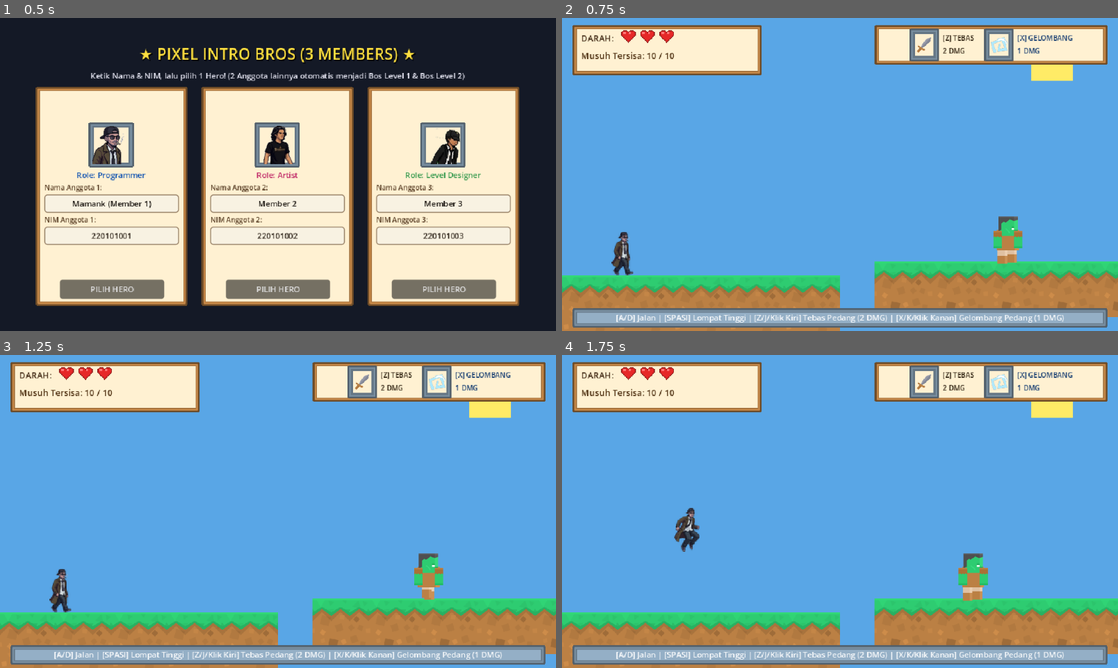
Above: before the commit, frames 1-4 (two rows, left to right).
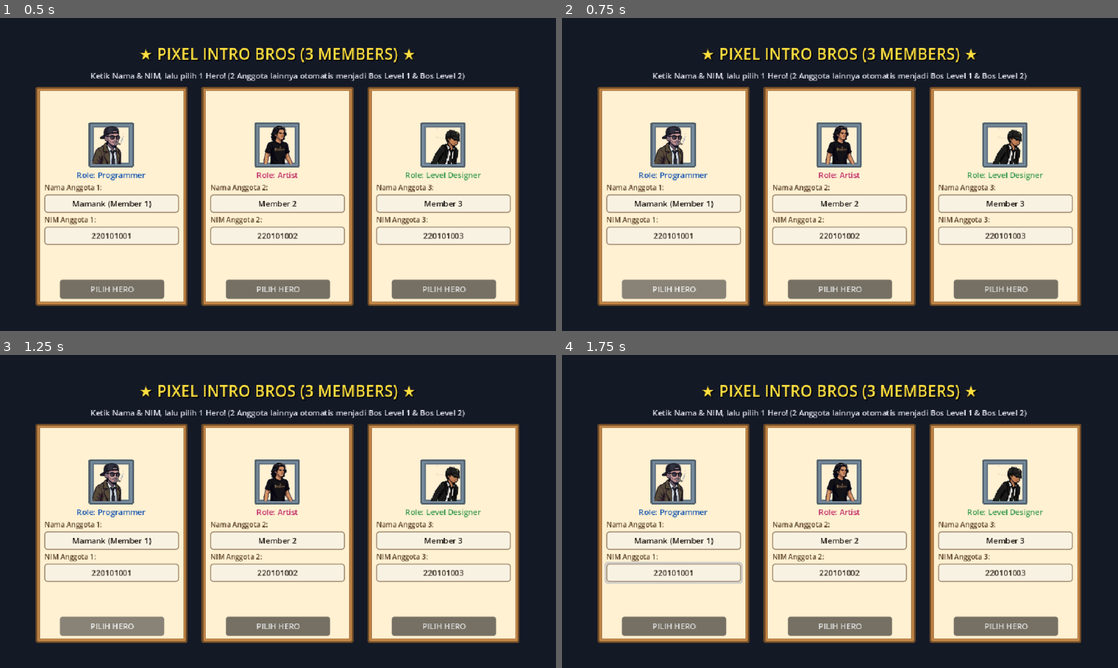
Above: after the commit, the same moments.

Repository: ammarayyash/micro-game
Game: Godot game, scene res://Scenes/CharacterSelect.tscn
Same seed, same stepped clock (60 frames per second), same inputs: the game is played once before the commit and once after it.
Inputs (mouse positions are in pixels of both pictures, inside the frame that each line leads up to):
- Up to frame 1 (0.5 s): no input
- Up to frame 2 (0.75 s): click "PILIH HERO" at 0.5 s
- Up to frame 3 (1.25 s): no input
- Up to frame 4 (1.75 s): move the mouse to (962, 495) at 1.27 s; hold Right (move_right) from 1.28 s (still down); tap Z (attack) at 1.35 s; tap Space (jump) at 1.52, 1.55 s

Frame 1 is identical in both runs. In frame 2, 99% of the frame differs, in the area x 0-100%, y 0-100%; in frame 3, 99%; in frame 4, 99%.
Error after the commit: Invalid call. Nonexistent function 'play_sfx' in base 'Node (GameManager.gd)'. (res://Scripts/CharacterSelect.gd:39)

Commit message:
Implement full comprehensive SFX system across all game actions and UI from Audio folder

Diff:
--- a/Scripts/Arrow.gd
+++ b/Scripts/Arrow.gd
@@ -40,6 +40,7 @@
 		return
 	if body.has_method("take_damage"):
 		body.take_damage(damage)
+	GameManager.play_sfx("res://Audio/glass_003.ogg", -2.0, randf_range(0.95, 1.05))
 	queue_free()
 
 func _on_area_entered(area: Area2D) -> void:
--- a/Scripts/Boss.gd
+++ b/Scripts/Boss.gd
@@ -208,6 +208,7 @@
 				jump_timer = 0.0
 				velocity.y = jump_stomp_force * 0.95
 				velocity.x = direction * patrol_speed * 1.3
+				GameManager.play_sfx("res://Audio/pluck_002.ogg", 2.0, 0.8)
 			else:
 				# Jurang terlalu lebar / tidak ada daratan -> putar balik agar tidak jatuh!
 				direction *= -1.0
@@ -253,8 +254,10 @@
 		if chasm_leap_ray.is_colliding() and jump_timer >= 0.8:
 			# Melompat melintasi jurang mengejar pemain!
 			jump_timer = 0.0
-			velocity.y = jump_stomp_force * 0.98
+			velocity.y = jump_stomp_force
+			GameManager.play_sfx("res://Audio/pluck_002.ogg", 2.0, 0.8) * 0.98
 			velocity.x = direction * (chase_speed * 1.25)
+			GameManager.play_sfx("res://Audio/pluck_002.ogg", 2.0, 0.8)
 		else:
 			# Jurang terlalu dalam/lebar -> Berhenti persis di bibir jurang, jangan sampai jatuh!
 			velocity.x = 0.0
@@ -274,6 +277,7 @@
 		if abs(dist_x) > 100.0 and abs(dist_x) < 230.0:
 			jump_timer = 0.0
 			velocity.y = jump_stomp_force
+			GameManager.play_sfx("res://Audio/pluck_002.ogg", 2.0, 0.8)
 
 	# Jika pemain kabur sangat jauh, kembali ke patroli santai
 	if dist_total > (chase_detection_range + 180.0):
@@ -295,6 +299,9 @@
 
 	# Bos sedikit menerjang maju saat menebas
 	velocity.x = direction * 80.0
+
+	# Suara tebasan pedang raksasa
+	GameManager.play_sfx("res://Audio/knifeSlice2.ogg", 3.0, 0.85)
 
 	# Munculkan Efek Visual Tebasan Pedang (Slash FX) Raksasa
 	_spawn_giant_slash_fx()
@@ -363,6 +370,7 @@
 
 ## Efek Hentakan Tanah Saat Bos Mendarat dari Serangan Injak
 func _on_stomp_landed() -> void:
+	GameManager.play_sfx("res://Audio/bong_001.ogg", 4.0, 0.7)
 	if sprite:
 		var cur_scale = sprite.scale
 		var tween = create_tween()
@@ -399,6 +407,7 @@
 
 	hp -= amount
 	is_invulnerable = true
+	GameManager.play_sfx("res://Audio/metalPot1.ogg", 2.0, randf_range(0.9, 1.1))
 
 	if health_bar:
 		health_bar.update_hp(hp)
@@ -463,12 +472,15 @@
 		body_area.set_deferred("monitorable", false)
 
 	_spawn_dizzy_stars()
+	GameManager.play_sfx("res://Audio/glitch_001.ogg", 2.0)
 
 	# Tahap 1: Bos pusing selama 1.3 detik
 	await get_tree().create_timer(1.3).timeout
 
 	# Tahap 2: Bos jatuh miring terkapar ke lantai (Jatuh)
 	current_state = State.DEFEATED
+	GameManager.play_sfx("res://Audio/dropLeather.ogg", 3.0)
+	GameManager.play_sfx("res://Audio/dropLeather.ogg", 3.0)
 	var fall_side = -direction if direction != 0 else 1.0
 	var tween = create_tween()
 	tween.tween_property(sprite, "rotation_degrees", fall_side * 90.0, 0.45).set_trans(Tween.TRANS_QUAD).set_ease(Tween.EASE_IN)
--- a/Scripts/CharacterSelect.gd
+++ b/Scripts/CharacterSelect.gd
@@ -36,6 +36,10 @@
 	edit_nama_2.text_changed.connect(func(val): GameManager.update_member_info(2, val, edit_nim_2.text))
 	edit_nim_2.text_changed.connect(func(val): GameManager.update_member_info(2, edit_nama_2.text, val))
 
+	btn_char_0.mouse_entered.connect(func(): GameManager.play_sfx("res://Audio/select_001.ogg", -4.0))
+	btn_char_1.mouse_entered.connect(func(): GameManager.play_sfx("res://Audio/select_001.ogg", -4.0))
+	btn_char_2.mouse_entered.connect(func(): GameManager.play_sfx("res://Audio/select_001.ogg", -4.0))
+
 	btn_char_0.pressed.connect(func(): _on_select(0))
 	btn_char_1.pressed.connect(func(): _on_select(1))
 	btn_char_2.pressed.connect(func(): _on_select(2))
@@ -50,4 +54,5 @@
 
 func _on_select(char_id: int) -> void:
 	_save_inputs_to_gamemanager()
+	GameManager.play_sfx("res://Audio/confirmation_001.ogg", 2.0)
 	GameManager.start_game(char_id)
--- a/Scripts/CheckPoint.gd
+++ b/Scripts/CheckPoint.gd
@@ -19,6 +19,7 @@
 	if body is Player:
 		is_activated = true
 		checkpoint_activated.emit(global_position)
+		GameManager.play_sfx("res://Audio/handleCoins.ogg", 2.0)
 		if flag_sprite:
 			flag_sprite.color = Color(0.2, 0.9, 0.3, 1) # Berubah jadi hijau tanda aktif
 		if label_hint:
--- a/Scripts/Enemy.gd
+++ b/Scripts/Enemy.gd
@@ -188,6 +188,7 @@
 			proj.setup(direction, spawn_pos)
 
 		_spawn_shoot_flash()
+		GameManager.play_sfx("res://Audio/drawKnife3.ogg", -1.0, randf_range(0.95, 1.05))
 
 func _spawn_shoot_flash() -> void:
 	var flash = Label.new()
@@ -237,6 +238,7 @@
 		return
 
 	hp -= amount
+	GameManager.play_sfx("res://Audio/metalClick.ogg", 0.0, randf_range(0.9, 1.1))
 
 	# Efek kedip putih-merah saat terkena serangan
 	if sprite:
@@ -313,6 +315,7 @@
 		sfx_hit.play()
 
 	_spawn_defeat_puff()
+	GameManager.play_sfx("res://Audio/scratch_001.ogg", 1.0, randf_range(0.95, 1.05))
 
 	# Efek tumbang & pudar
 	if sprite:
--- a/Scripts/EnemyProjectile.gd
+++ b/Scripts/EnemyProjectile.gd
@@ -35,6 +35,8 @@
 	if body.is_in_group("Player"):
 		if body.has_method("take_damage"):
 			body.take_damage(damage, Vector2(direction * 120.0, -160.0))
+		GameManager.play_sfx("res://Audio/glass_004.ogg", -1.0)
 		queue_free()
 	elif body is TileMap or body is StaticBody2D:
+		GameManager.play_sfx("res://Audio/glass_004.ogg", -3.0)
 		queue_free()
--- a/Scripts/GoalDoor.gd
+++ b/Scripts/GoalDoor.gd
@@ -16,6 +16,7 @@
 func unlock() -> void:
 	is_locked = false
 	update_appearance()
+	GameManager.play_sfx("res://Audio/maximize_001.ogg", 2.0)
 
 func update_appearance() -> void:
 	if sprite:
@@ -27,6 +28,7 @@
 		return
 
 	if body is Player:
+		GameManager.play_sfx("res://Audio/doorOpen_2.ogg", 1.0)
 		if target_level == 2:
 			GameManager.go_to_level_2()
 		else:
--- a/Scripts/LevelManager.gd
+++ b/Scripts/LevelManager.gd
@@ -89,6 +89,7 @@
 	if gate_opened:
 		return
 	gate_opened = true
+	GameManager.play_sfx("res://Audio/doorOpen_1.ogg", 3.0)
 
 	if arena_gate:
 		var col = arena_gate.get_node_or_null("CollisionShape2D")
--- a/Scripts/Player.gd
+++ b/Scripts/Player.gd
@@ -83,8 +83,7 @@
 	# 3. Logika Lompat Tinggi
 	if Input.is_action_just_pressed("jump") and is_on_floor():
 		velocity.y = JUMP_VELOCITY
-		if sfx_jump and sfx_jump.stream:
-			sfx_jump.play()
+		GameManager.play_sfx("res://Audio/pluck_001.ogg", -2.0, randf_range(0.95, 1.05))
 
 	# 4. Serangan Senjata Pedang (Tombol Z / J / Klik Kiri)
 	if Input.is_action_just_pressed("attack") and weapon:
@@ -160,8 +159,7 @@
 		get_parent().add_child(beam)
 		beam.setup(facing_direction, spawn_pos)
 
-	if sfx_jump and sfx_jump.stream:
-		sfx_jump.play()
+	GameManager.play_sfx("res://Audio/drawKnife1.ogg", -2.0, randf_range(0.95, 1.05))
 
 ## Menerima luka dari musuh/bos
 func take_damage(amount: int, knockback: Vector2 = Vector2.ZERO) -> void:
@@ -171,6 +169,7 @@
 	hp -= amount
 	hp_changed.emit(hp, max_hp)
 	is_invulnerable = true
+	GameManager.play_sfx("res://Audio/error_001.ogg", 1.0)
 
 	if knockback != Vector2.ZERO:
 		velocity = knockback
@@ -191,6 +190,7 @@
 
 	if hp <= 0:
 		player_died.emit()
+		GameManager.play_sfx("res://Audio/drop_001.ogg", 1.0)
 		respawn()
 
 ## Menyimpan titik respawn dari checkpoint yang disentuh
@@ -210,5 +210,4 @@
 ## Dipanggil saat menginjak kepala musuh/bos
 func bounce(force: float = BOUNCE_VELOCITY) -> void:
 	velocity.y = force
-	if sfx_stomp and sfx_stomp.stream:
-		sfx_stomp.play()
+	GameManager.play_sfx("res://Audio/bong_001.ogg", 1.0)
--- a/Scripts/ProfilePopup.gd
+++ b/Scripts/ProfilePopup.gd
@@ -19,6 +19,7 @@
 	process_mode = Node.PROCESS_MODE_ALWAYS
 	panel_container.visible = false
 	if btn_continue:
+		btn_continue.mouse_entered.connect(func(): GameManager.play_sfx("res://Audio/select_001.ogg", -4.0))
 		btn_continue.pressed.connect(_on_continue_pressed)
 
 func show_profile(data: Dictionary, custom_title: String = "IDENTITAS TERUNGKAP!") -> void:
@@ -38,10 +39,12 @@
 			texture_avatar.texture = tex
 
 	panel_container.visible = true
+	GameManager.play_sfx("res://Audio/open_001.ogg", 2.0)
 	# Hentikan gameplay selagi pemain membaca identitas
 	get_tree().paused = true
 
 func _on_continue_pressed() -> void:
 	panel_container.visible = false
 	get_tree().paused = false
+	GameManager.play_sfx("res://Audio/close_001.ogg", 1.0)
 	popup_closed.emit()
--- a/Scripts/Victory.gd
+++ b/Scripts/Victory.gd
@@ -11,6 +11,7 @@
 @onready var btn_restart: Button = $VBoxContainer/BtnRestart
 
 func _ready() -> void:
+	GameManager.play_sfx("res://Audio/confirmation_004.ogg", 3.0)
 	var hero = GameManager.selected_hero
 	if not hero.is_empty():
 		label_nama.text = "Nama : " + str(hero.get("nama", "Pahlawan"))
@@ -22,4 +23,8 @@
 			if tex:
 				texture_avatar.texture = tex
 
-	btn_restart.pressed.connect(func(): GameManager.restart_game())
+	btn_restart.mouse_entered.connect(func(): GameManager.play_sfx("res://Audio/select_001.ogg", -4.0))
+	btn_restart.pressed.connect(func():
+		GameManager.play_sfx("res://Audio/click_001.ogg", 1.0)
+		GameManager.restart_game()
+	)
--- a/Scripts/Weapon.gd
+++ b/Scripts/Weapon.gd
@@ -64,8 +64,7 @@
 		sprite_sword.visible = true
 	if sprite_slash:
 		sprite_slash.visible = true
-	if sfx_swing and sfx_swing.stream:
-		sfx_swing.play()
+	GameManager.play_sfx("res://Audio/knifeSlice.ogg", 0.0, randf_range(0.95, 1.05))
 
 	# Langsung serang semua musuh/bos yang berada dalam jangkauan tebasan
 	for b in get_overlapping_bodies():
@@ -86,3 +85,4 @@
 func _hit(target: Node) -> void:
 	if target and target.has_method("take_damage") and target != get_parent():
 		target.take_damage(damage)
+		GameManager.play_sfx("res://Audio/chop.ogg", 1.0, randf_range(0.95, 1.05))
